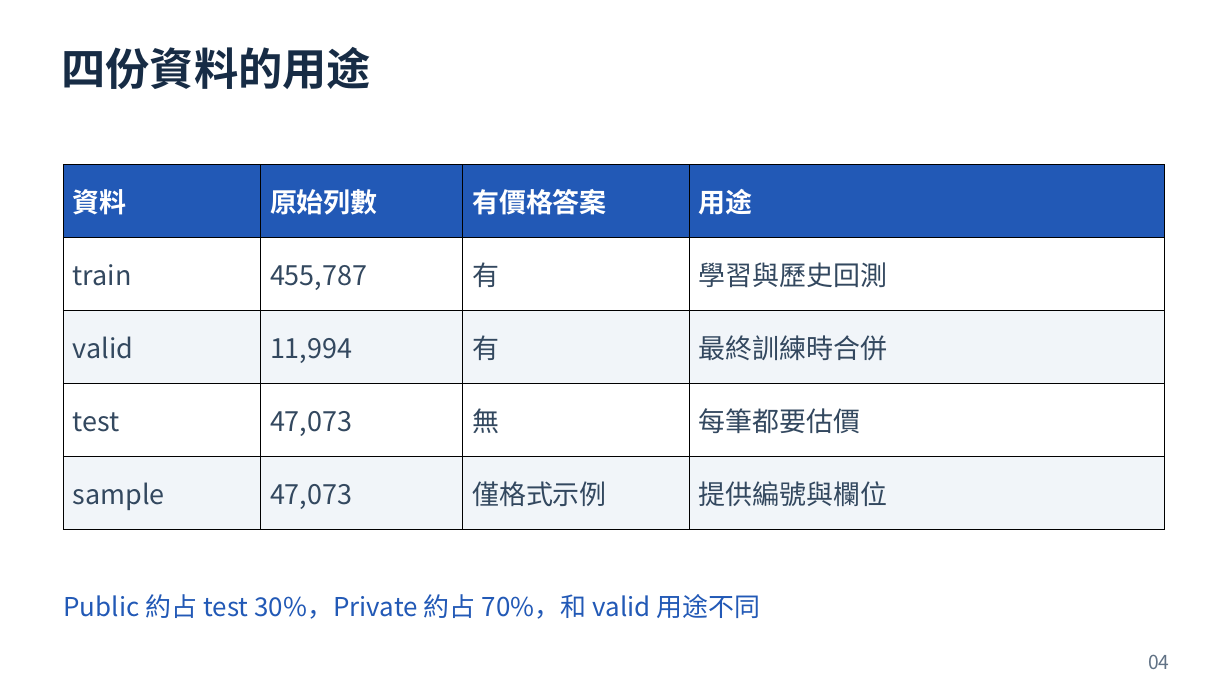
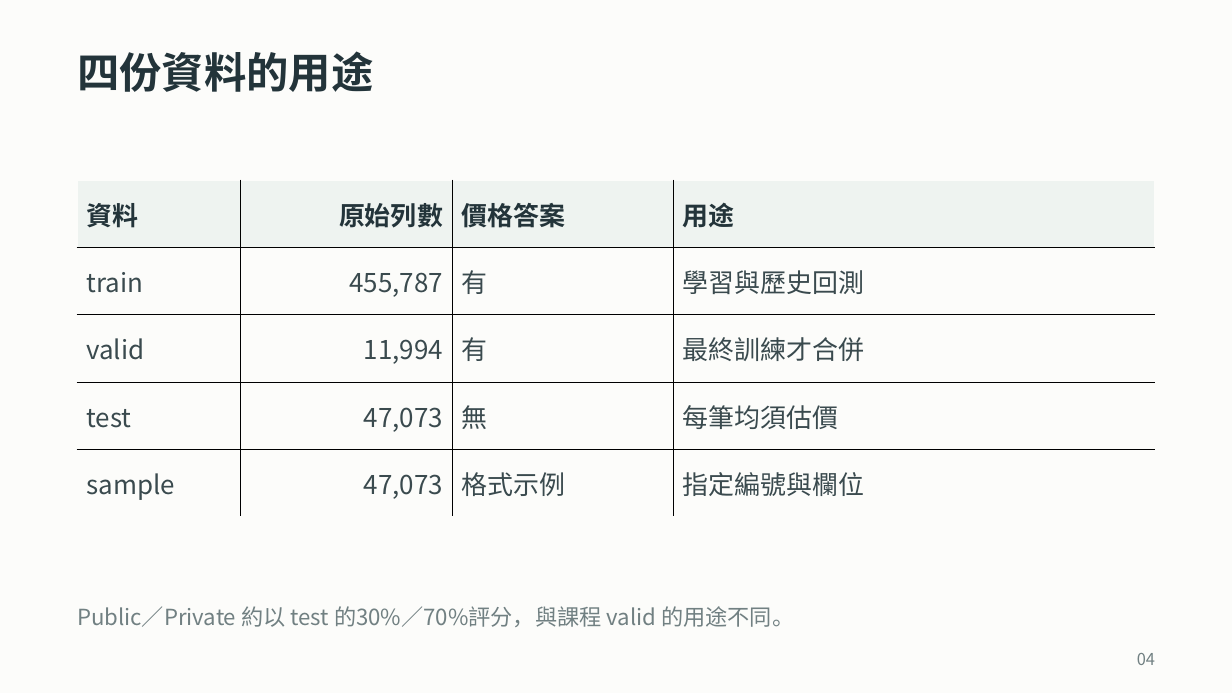
Before and after one commit to ziyi930108/nycu-house-price-regression, a slide deck: slide 4 of teaching/final_presentation/台灣房屋銷售價格預測挑戰賽_上台簡報.pptx. Drawn at 1232x693 pixels with LibreOffice and Linux fonts; fonts in the diff are those of the drawing. Boxes give left, top, right and bottom in pixels: in the first picture for what was removed or moved away, otherwise in the second. Text is boxed around its words. In the diff, an @@ line names an element or a change of style, - is before the commit and + after.

```diff
--- a/teaching/final_presentation/台灣房屋銷售價格預測挑戰賽_上台簡報.pptx
+++ b/teaching/final_presentation/台灣房屋銷售價格預測挑戰賽_上台簡報.pptx
@@ background #FFFFFF to #FCFCFA @@
@@ text "四份資料的用途" moved from (x1=62, y1=47, x2=371, y2=89) to (x1=77, y1=51, x2=373, y2=92) @@
@@ text "四份資料的用途" at (x1=77, y1=51, x2=373, y2=92): size 34.5 to 33 pt, text colour #172C45 to #23343A @@
@@ table at (x1=77, y1=180, x2=1155, y2=518) @@
-row 1, column 3: 有價格答案
+row 1, column 3: 價格答案
-row 3, column 4: 最終訓練時合併
+row 3, column 4: 最終訓練才合併
-row 4, column 4: 每筆都要估價
+row 4, column 4: 每筆均須估價
-row 5, column 3: 僅格式示例
+row 5, column 3: 格式示例
-row 5, column 4: 提供編號與欄位
+row 5, column 4: 指定編號與欄位
@@ fill #2259B6 to #EEF3F0 in row 1 @@
@@ fill #FFFFFF to #FCFCFA in 8 cells @@
@@ fill #F1F5F9 to #FCFCFA in 8 cells @@
@@ size 21 to 20.2 pt in "資料", "原始列數", "用途", "train" and 11 more places @@
@@ text colour #FFFFFF to #23343A in "資料", "原始列數", "用途" @@
@@ text colour #33485F to #3A4A4E in "train", "455,787", "有", "學習與歷史回測" and 8 more places @@
@@ alignment left to right @@
@@ borders changed @@
@@ table resized from (x1=64, y1=165, x2=1166, y2=530) to (x1=77, y1=180, x2=1155, y2=518) @@
@@ text at (x1=77, y1=606, x2=794, y2=627): text changed; size 20.2 to 17.2 pt; text colour #2259B6 to #718082 @@
-Public 約占 test 30%，Private 約占 70%，和 valid 用途不同
+Public／Private 約以 test 的30%／70%評分，與課程 valid 的用途不同。
@@ text "04" at (x1=1137, y1=653, x2=1155, y2=665): size 15 to 12.8 pt, text colour #617285 to #718082 @@
```
Also in this commit, not shown: 23 other slides changed, 37 other files.
